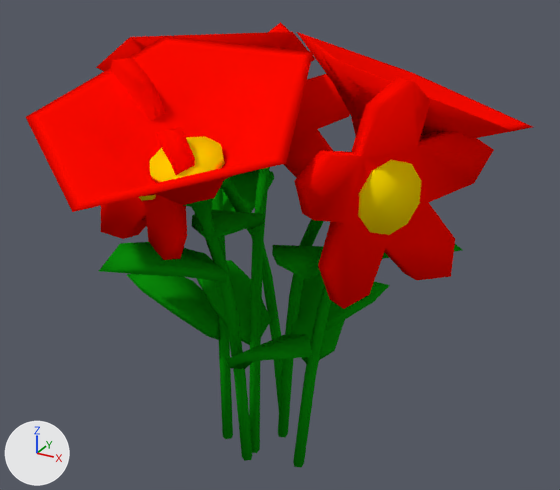
One commit to the Blender file unity_project_meu_laranjo/Assets/Modelos/Cenario/Terrenos.blend: the scene before it, then after it.
One viewpoint serves both versions: a camera (50 mm lens) standing at (1.55, -2.71, 2.38) and looking at (0.09, -0.06, 1.05). The axes (+X, +Y, +Z) are drawn at lower left. The lights are the same throughout. The same objects are shown in both versions, whatever each file hides. Objects named as collision shapes, trigger or cutter boxes, shadow casters or lower levels of detail are left out.

Objects in the first picture: 'flor_01', 'flor_03_LOD0'.
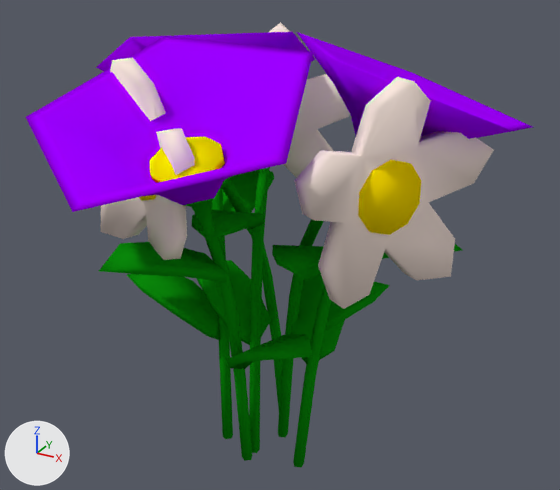
The change, as a diff of the scene's bpy script:
```diff
--- a/unity_project_meu_laranjo/Assets/Modelos/Cenario/Terrenos.blend.py
+++ b/unity_project_meu_laranjo/Assets/Modelos/Cenario/Terrenos.blend.py
@@ mat_flor_01_cor_02 @@
+mat_flor_01_cor_02 = diffuse_material('flor_01_cor_02')
+mat_flor_01_cor_02.base_color = (1.0, 0.752, 0.0)  # yellow #ffe100
@@ mat_flor_01_cor_01 @@
+mat_flor_01_cor_01 = diffuse_material('flor_01_cor_01')
+mat_flor_01_cor_01.base_color = (1.0, 0.838, 0.76)  # white #ffece2
@@ mat_flor_01_cor_folhas @@
+mat_flor_01_cor_folhas = diffuse_material('flor_01_cor_folhas')
+mat_flor_01_cor_folhas.base_color = (0.00368, 0.296, 0.00402)  # green #0c940d
@@ mat_flor_03_cor_01 @@
+mat_flor_03_cor_01 = diffuse_material('flor_03_cor_01')
+mat_flor_03_cor_01.base_color = (0.357, 0.0, 1.0)  # purple #a100ff
@@ mat_flor_03_cor_02 @@
+mat_flor_03_cor_02 = diffuse_material('flor_03_cor_02')
+mat_flor_03_cor_02.base_color = (1.0, 0.94, 0.0)  # yellow #fff800
@@ me_cube_011 @@
 me_cube_011.from_pydata(...)  # 339 vertices, 318 faces; spans x -0.99..1.01, y -1.12..0.73, z -0.04..1.91
 # used by ob_flor_03_lod0; location = (0.0, 0.0, 0.0)
+# me_cube_011 part 1: all 93 faces that had it switch from mat_flor_04_cor_01 (red #ff0b00) to mat_flor_03_cor_01 (purple #a100ff)
+# me_cube_011 part 2: all 36 faces that had it switch from mat_flor_04_cor_02 (yellow #ffe100) to mat_flor_03_cor_02 (yellow #fff800)
 me_cube_011.materials.append(mat_flor_04_cor_folhas)
@@ me_cube @@
 me_cube.from_pydata(...)  # 341 vertices, 301 faces; spans x -0.73..0.93, y -0.67..0.79, z -0.04..1.86
 # used by ob_flor_01; location = (0.0, 0.0, 0.0)
-me_cube.materials.append(mat_flor_04_cor_02)  # yellow #ffe100
-me_cube.materials.append(mat_flor_04_cor_folhas)  # green #0c940d
+# me_cube part 3: all 108 faces that had it switch from mat_flor_04_cor_01 (red #ff0b00) to mat_flor_01_cor_01 (white #ffece2)
+me_cube.materials.append(mat_flor_01_cor_02)  # yellow #ffe100
+me_cube.materials.append(mat_flor_01_cor_folhas)  # green #0c940d
```

Boxes (x1, y1, x2, y2) around the edits, measured in the pictures (560 x 490 px):
part 1 of me_cube_011, recoloured (red to purple)
    both: (26, 32, 533, 212)
part 2 of me_cube_011, recoloured
    both: (150, 137, 225, 183)
part 3 of me_cube, recoloured (red to white)
    both: (101, 22, 494, 309)
